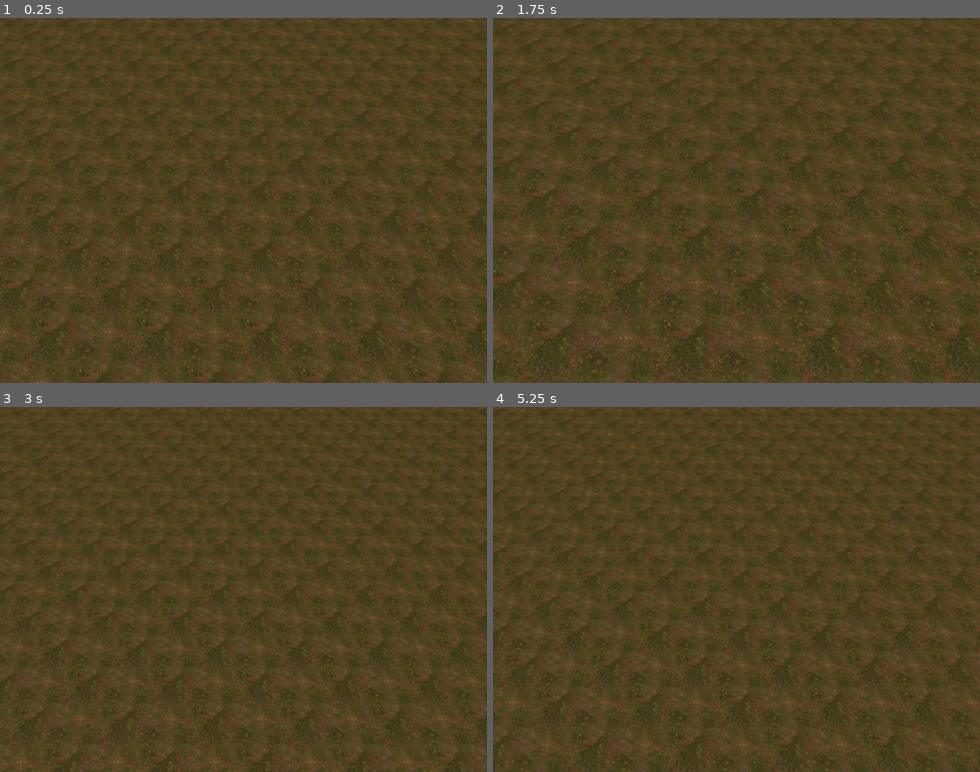
Above: before the commit, frames 1-4 (two rows, left to right).
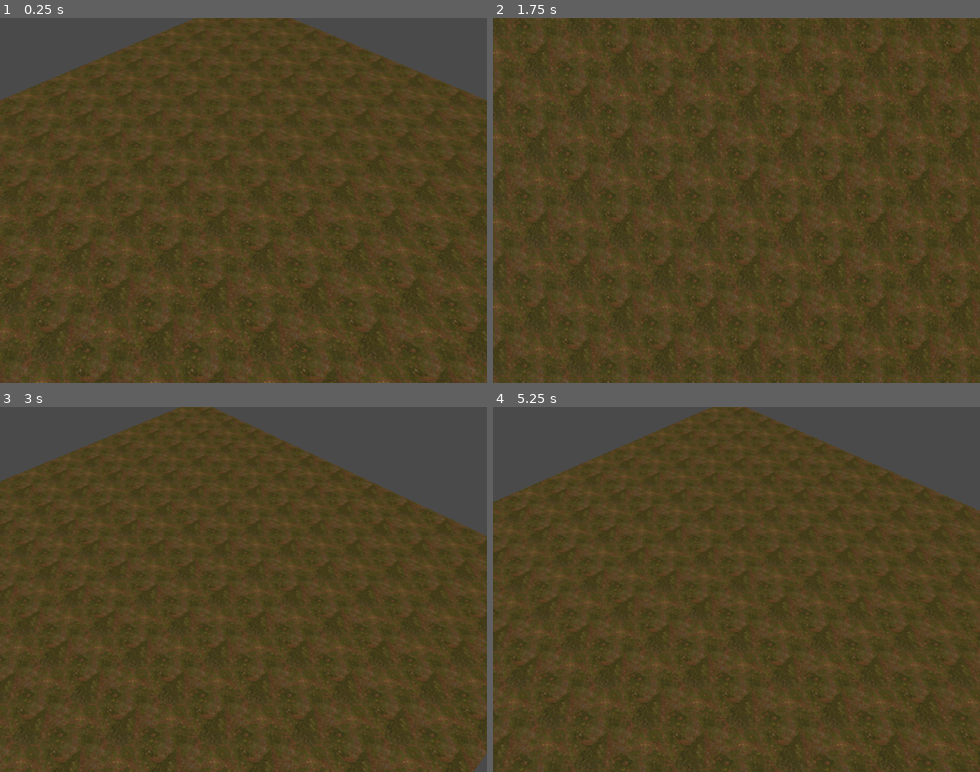
Above: after the commit, the same moments.

Repository: LucasBoe/Fiction
Game: Godot game, scene res://scenes/main.tscn
Two runs of this game, one before a commit and one after it. Both use one fixed random seed, a clock stepped at 60 frames per second and the inputs below.
Inputs (mouse positions are in pixels of both pictures, inside the frame that each line leads up to):
- Up to frame 1 (0.25 s): no input
- Up to frame 2 (1.75 s): tap Enter at 0.5 s; move the mouse to (843, 182) at 0.52 s; hold D (move_right) 0.53-1.28 s; tap Mouse wheel up (zoom_in) at 0.6 s; click (843, 182) at 0.67 s; tap Mouse wheel down (zoom_out) at 0.8, 1.35 s; move the mouse to (639, 218) at 1.27 s; hold S (move_back) from 1.28 s (still down); click (639, 218) at 1.42 s; tap Tab (toggle_camera, bound only after the commit) at 1.55 s
- Up to frame 3 (3 s): move the mouse to (292, 509) at 2.02 s; release S (move_back) at 2.03 s; hold D (move_right) 2.03-2.78 s; tap Tab (toggle_camera, bound only after the commit) at 2.1 s; click (292, 509) at 2.17 s; tap Mouse wheel up (zoom_in) at 2.3, 2.85 s; move the mouse to (219, 662) at 2.77 s; hold W (move_forward) from 2.78 s (still down); click (219, 662) at 2.92 s
- Up to frame 4 (5.25 s): tap Mouse wheel down (zoom_out) at 3.05, 3.6 s; move the mouse to (882, 644) at 3.52 s; release W (move_forward) at 3.53 s; hold A (move_left) 3.53-5.03 s; click (882, 644) at 3.67 s; tap Tab (toggle_camera, bound only after the commit) at 3.8, 4.35 s; move the mouse to (590, 534) at 4.27 s; click (590, 534) at 4.42 s; tap Mouse wheel up (zoom_in) at 4.55, 5.1 s; move the mouse to (760, 589) at 5.02 s; hold S (move_back) from 5.03 s (still down); click (760, 589) at 5.17 s

The runs differ from the first frame. In frame 1, 9.1% of the frame differs, in the area x 0-100%, y 0-23%; in frame 2, 8.6%; in frame 3, 14%, in the area x 0-100%, y 0-100%; in frame 4, 13%.

Commit message:
ADDED: Tab to toggle between cameras

Diff:
--- a/project.godot
+++ b/project.godot
@@ -54,6 +54,11 @@
 "events": [Object(InputEventMouseButton,"resource_local_to_scene":false,"resource_name":"","device":-1,"window_id":0,"a …(253 unchanged characters)…
 ]
 }
+toggle_camera={
+"deadzone": 0.2,
+"events": [Object(InputEventKey,"resource_local_to_scene":false,"resource_name":"","device":-1,"window_id":0,"alt_pressed":false,"shift_pressed":false,"ctrl_pressed":false,"meta_pressed":false,"pressed":false,"keycode":0,"physical_keycode":4194306,"key_label":0,"unicode":0,"location":0,"echo":false,"script":null)
+]
+}
 
 [rendering]
 
--- a/scripts/camera.gd
+++ b/scripts/camera.gd
@@ -2,12 +2,33 @@
 
 @export var move_speed: float = 4.0
 @onready var perspective_camera = $Perspective;
+@onready var topdown_camera = $TopDown;
 
 var zoomTarget : float = 1
+var current_camera_mode : camera_mode = camera_mode.PERSPECTIVE
+
+enum camera_mode {
+	PERSPECTIVE,
+	TOP_DOWN
+}
+
+func _ready():
+	set_camera(camera_mode.PERSPECTIVE)
 
 func _process(delta):
+	handle_toggle()
 	handle_zoom(delta)
 	handle_move(delta)
+
+func set_camera(mode):
+	current_camera_mode = mode
+	var cam = perspective_camera if mode == camera_mode.PERSPECTIVE else topdown_camera
+	cam.current = true
+
+func handle_toggle():
+	if Input.is_action_just_pressed("toggle_camera"):
+		var mode = camera_mode.TOP_DOWN if current_camera_mode == camera_mode.PERSPECTIVE else camera_mode.PERSPECTIVE
+		set_camera(mode)
 
 func handle_zoom(delta):
 	if Input.is_action_just_pressed("zoom_in"):
@@ -68,3 +89,4 @@
 
 func zoom_in_out():
 	perspective_camera.position = Vector3(4,6,4) * zoomTarget
+	topdown_camera.position = 5 * zoomTarget * Vector3.UP
--- a/scripts/world_grid.gd
+++ b/scripts/world_grid.gd
@@ -1,10 +1,14 @@
 extends GridMap
 
-const sizeX = 24
-const sizeY = 24
+const sizeX = 12
+const sizeY = 12
 
 func _ready():
 	for x in sizeX:
 		for y in sizeY:
-			var pos = Vector3i(x - sizeX / 2, 0, y - sizeY / 2)
+
+			var xx = x - sizeX / 2
+			var yy = y - sizeY / 2
+
+			var pos = Vector3i(xx, 0, yy)
 			set_cell_item(pos, 0)
